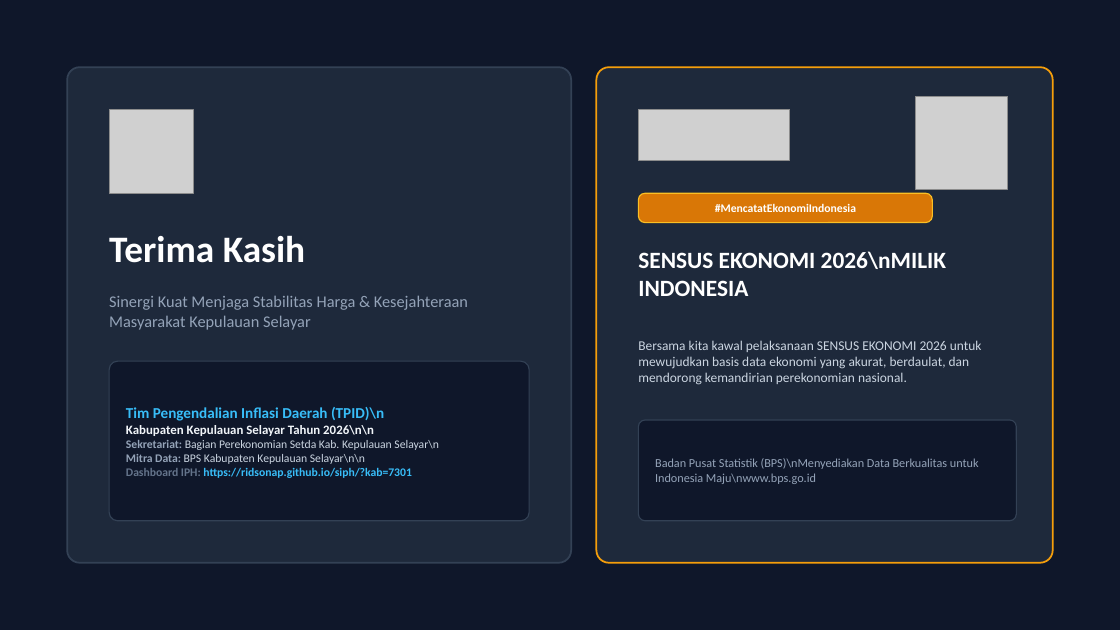
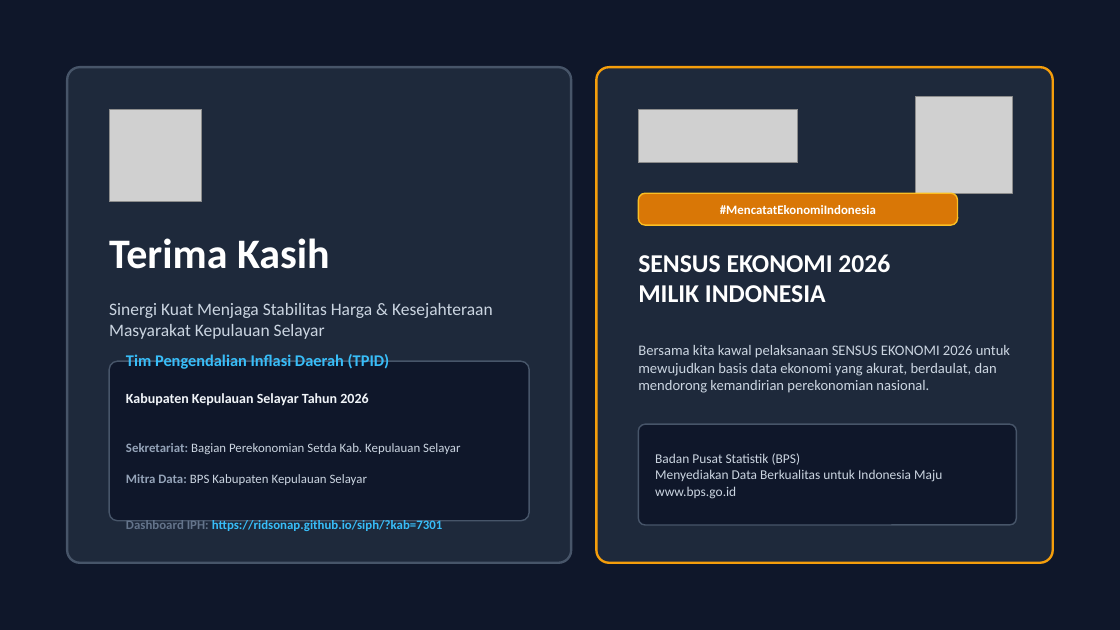
Before and after one commit to ridsonap/siph, a slide deck: slide 8 of Materi IPH.pptx. Drawn at 1120x630 pixels with LibreOffice and Linux fonts; fonts in the diff are those of the drawing; grey boxes stand for pictures. Boxes give left, top, right and bottom in pixels: in the first picture for what was removed or moved away, otherwise in the second. Text is boxed around its words. In the diff, an @@ line names an element or a change of style, - is before the commit and + after.

```diff
--- a/Materi IPH.pptx
+++ b/Materi IPH.pptx
@@ rounded rectangle at (67, 67, 571, 563): outline #334155 1.5 pt to #475569 2 pt @@
@@ rounded rectangle at (597, 67, 1053, 563): outline #F59E0B 1.5 pt to #F59E0B 2 pt @@
@@ picture: place and size @@
-picture at (109, 109, 193, 193)
+picture at (109, 109, 202, 202)
@@ picture: place and size @@
-picture at (639, 109, 790, 160)
+picture at (639, 109, 798, 163)
@@ picture: place and size @@
-picture at (916, 97, 1008, 189)
+picture at (916, 97, 1012, 193)
@@ text "#MencatatEkonomiIndonesia" at (720, 205, 876, 214): size 10 to 11 pt @@
@@ rounded rectangle: place and size @@
-rounded rectangle at (639, 193, 933, 223)
+rounded rectangle at (639, 193, 958, 225)
@@ rounded rectangle at (639, 193, 958, 225): outline #FBBF24 1 pt to #FBBF24 1.2 pt; proportions changed @@
@@ text "Terima Kasih" at (109, 238, 330, 269): size 32 to 36 pt @@
@@ text at (638, 254, 890, 302): text changed; size 20 to 22 pt @@
-SENSUS EKONOMI 2026\nMILIK INDONESIA
+SENSUS EKONOMI 2026
+MILIK INDONESIA
@@ text "Sinergi Kuat Menjaga Stabilitas Harga ...": place and size @@
-text "Sinergi Kuat Menjaga Stabilitas Harga ..." at (109, 295, 468, 330)
+text "Sinergi Kuat Menjaga Stabilitas Harga ..." at (109, 303, 493, 339)
@@ text "Sinergi Kuat Menjaga Stabilitas Harga ..." at (109, 303, 493, 339): size 14 to 15 pt, text colour #94A3B8 to #CBD5E1 @@
@@ text "Bersama kita kawal pelaksanaan SENSUS ..." at (638, 345, 1010, 393): size 11.5 to 12.5 pt @@
@@ text at (126, 354, 460, 485): text changed; size 10 to 11 pt @@
-Tim Pengendalian Inflasi Daerah (TPID)\n
-Kabupaten Kepulauan Selayar Tahun 2026\n\n
-Sekretariat: Bagian Perekonomian Setda Kab. Kepulauan Selayar\n
-Mitra Data: BPS Kabupaten Kepulauan Selayar\n\n
+Tim Pengendalian Inflasi Daerah (TPID)
+Kabupaten Kepulauan Selayar Tahun 2026
+Sekretariat: Bagian Perekonomian Setda Kab. Kepulauan Selayar
+Mitra Data: BPS Kabupaten Kepulauan Selayar
@@ rounded rectangle at (109, 361, 529, 521): outline #334155 1 pt to #475569 1.2 pt @@
@@ rounded rectangle at (639, 424, 1017, 525): outline #334155 1 pt to #475569 1.2 pt @@
@@ rounded rectangle: place and size @@
-rounded rectangle at (639, 420, 1017, 521)
+rounded rectangle at (639, 424, 1017, 525)
@@ text at (655, 453, 942, 499): text changed; size 10.5 to 11.5 pt; text colour #94A3B8 to #CBD5E1 @@
-Badan Pusat Statistik (BPS)\nMenyediakan Data Berkualitas untuk Indonesia Maju\nwww.bps.go.id
+Badan Pusat Statistik (BPS)
+Menyediakan Data Berkualitas untuk Indonesia Maju
+www.bps.go.id
@@ text at (126, 520, 443, 531): size 10 to 11 pt in "Dashboard IPH: https://ridsonap.github.io/siph/?kab=7301" @@
```
Also in this commit, not shown: 7 other slides changed, 2 other files.
